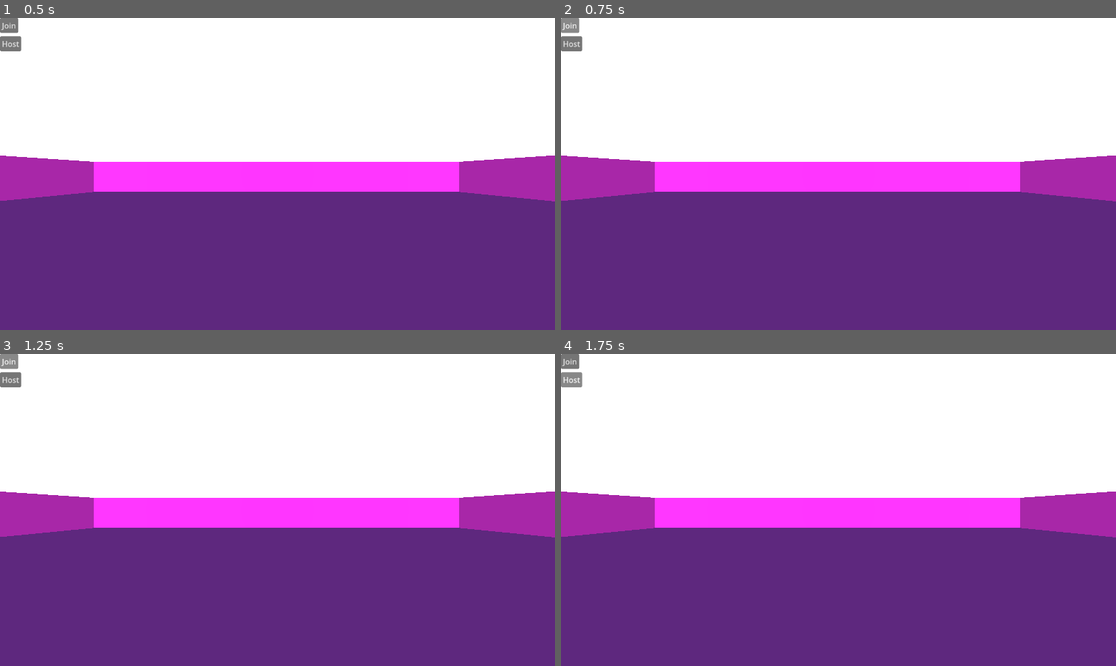
Above: before the commit, frames 1-4 (two rows, left to right).
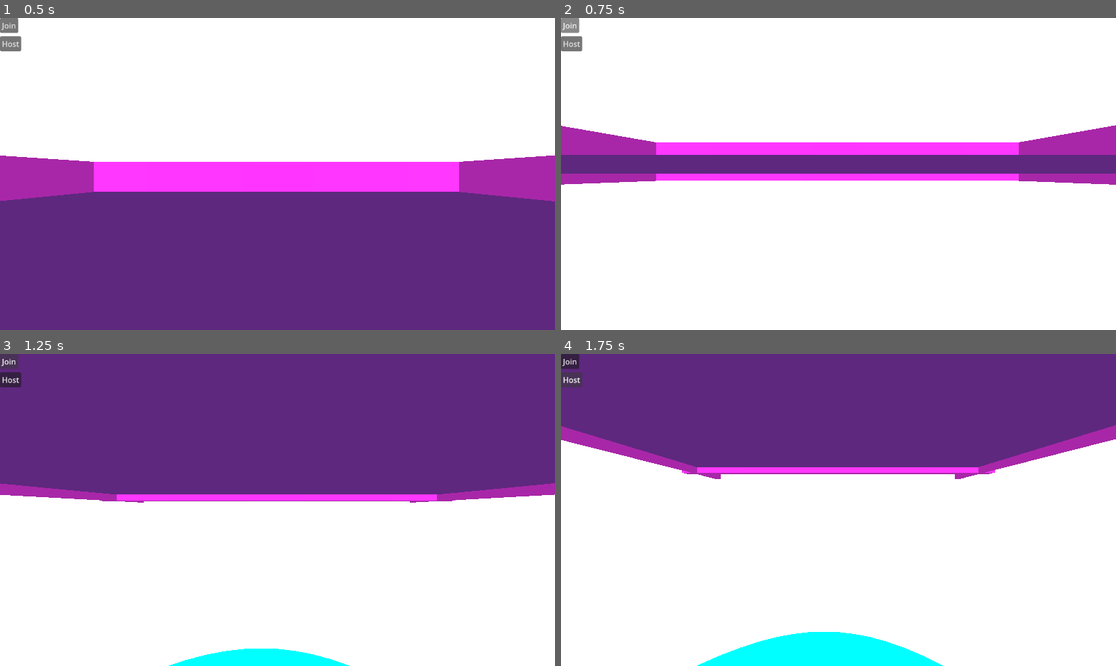
Above: after the commit, the same moments.

Repository: Chas-w/Friend-Slop
Game: Godot game, scene res://Scenes/world.tscn
Two runs of this game, one before a commit and one after it. Both use one fixed random seed, a clock stepped at 60 frames per second and the inputs below.
Inputs:
- Up to frame 1 (0.5 s): no input
- Up to frame 2 (0.75 s): click "Join" at 0.5 s
- Up to frame 3 (1.25 s): no input
- Up to frame 4 (1.75 s): click "Host" at 1.25 s

Frame 1 is identical in both runs. In frame 2, 59% of the frame differs, in the area x 0-100%, y 34-100%; in frame 3, 99%, in the area x 0-100%, y 0-100%; in frame 4, 90%.

Commit message:
multiplayer kind of works?

Diff:
--- /dev/null
+++ b/Scenes/mp.tscn
@@ -0,0 +1,32 @@
+[gd_scene format=3 uid="uid://cavayitgur1we"]
+
+[ext_resource type="Script" uid="uid://bfvsj8pjixafp" path="res://Scripts/multiplayer.gd" id="1_gey6w"]
+
+[node name="MP" type="Node3D" unique_id=30169485]
+script = ExtResource("1_gey6w")
+
+[node name="CanvasLayer" type="CanvasLayer" parent="." unique_id=1593899343]
+
+[node name="Join" type="Button" parent="CanvasLayer" unique_id=564632236]
+anchors_preset = -1
+anchor_right = 0.033
+anchor_bottom = 0.048
+offset_right = -30.015999
+offset_bottom = -23.104
+text = "Join"
+
+[node name="Host" type="Button" parent="CanvasLayer" unique_id=1277406128]
+anchors_preset = -1
+anchor_right = 0.033
+anchor_bottom = 0.048
+offset_top = 38.0
+offset_right = 5.984001
+offset_bottom = 37.896
+text = "Host"
+
+[node name="MultiplayerSpawner" type="MultiplayerSpawner" parent="." unique_id=1744987083]
+_spawnable_scenes = PackedStringArray("uid://ds25c7icm0guj")
+spawn_path = NodePath("..")
+
+[connection signal="pressed" from="CanvasLayer/Join" to="." method="_on_join_pressed"]
+[connection signal="pressed" from="CanvasLayer/Host" to="." method="_on_host_pressed"]
--- a/Scenes/player.tscn
+++ b/Scenes/player.tscn
@@ -1,6 +1,6 @@
 [gd_scene format=3 uid="uid://ds25c7icm0guj"]
 
-[ext_resource type="Script" uid="uid://di0l04njfdyel" path="res://Scenes/character_body_3d.gd" id="1_v0iea"]
+[ext_resource type="Script" uid="uid://di0l04njfdyel" path="res://Scripts/player.gd" id="1_v0iea"]
 
 [sub_resource type="CapsuleMesh" id="CapsuleMesh_5a7ea"]
 
@@ -9,6 +9,14 @@
 albedo_color = Color(0, 1, 1, 1)
 
 [sub_resource type="CapsuleShape3D" id="CapsuleShape3D_8j60k"]
+
+[sub_resource type="SceneReplicationConfig" id="SceneReplicationConfig_v0iea"]
+properties/0/path = NodePath(".:position")
+properties/0/spawn = true
+properties/0/replication_mode = 1
+properties/1/path = NodePath(".:rotation")
+properties/1/spawn = true
+properties/1/replication_mode = 1
 
 [node name="CharacterBody3D" type="CharacterBody3D" unique_id=1688340974 node_paths=PackedStringArray("head", "cam")]
 script = ExtResource("1_v0iea")
@@ -27,3 +35,6 @@
 
 [node name="Camera3D" type="Camera3D" parent="Head" unique_id=431145031]
 transform = Transform3D(1, 0, 0, 0, 1, 0, 0, 0, 1, 0, -0.25156176, -0.4836499)
+
+[node name="MultiplayerSynchronizer" type="MultiplayerSynchronizer" parent="." unique_id=164246486]
+replication_config = SubResource("SceneReplicationConfig_v0iea")
--- a/Scenes/world.tscn
+++ b/Scenes/world.tscn
@@ -1,6 +1,7 @@
 [gd_scene format=3 uid="uid://det1ev86alinb"]
 
 [ext_resource type="PackedScene" uid="uid://ds25c7icm0guj" path="res://Scenes/player.tscn" id="1_a02cp"]
+[ext_resource type="PackedScene" uid="uid://cavayitgur1we" path="res://Scenes/mp.tscn" id="2_go701"]
 
 [sub_resource type="ProceduralSkyMaterial" id="ProceduralSkyMaterial_a02cp"]
 sky_horizon_color = Color(1.202401, 1.3681192, 1.2928836, 1)
@@ -93,21 +94,5 @@
 [node name="player" parent="." unique_id=1688340974 instance=ExtResource("1_a02cp")]
 transform = Transform3D(1, 0, 0, 0, 1, 0, 0, 0, 1, 0, 1.2506437, 0)
 
-[node name="CanvasLayer" type="CanvasLayer" parent="." unique_id=53957819]
-
-[node name="Join" type="Button" parent="CanvasLayer" unique_id=41165217]
-anchors_preset = -1
-anchor_right = 0.033
-anchor_bottom = 0.048
-offset_right = -30.015999
-offset_bottom = -23.104
-text = "Join"
-
-[node name="Host" type="Button" parent="CanvasLayer" unique_id=1154962891]
-anchors_preset = -1
-anchor_right = 0.033
-anchor_bottom = 0.048
-offset_top = 38.0
-offset_right = 5.984001
-offset_bottom = 37.896
-text = "Host"
+[node name="MP" parent="." unique_id=30169485 instance=ExtResource("2_go701")]
+player_scene = ExtResource("1_a02cp")
--- /dev/null
+++ b/Scripts/multiplayer.gd
@@ -0,0 +1,29 @@
+extends Node3D
+#https://youtu.be/M0LJ9EsS_Ak?si=c8fQimf5AQu3q8qI
+var peer = ENetMultiplayerPeer.new()
+@export var player_scene : PackedScene
+
+func _on_join_pressed():
+	peer.create_server(1027)
+	multiplayer.multiplayer_peer = peer
+	multiplayer.peer_connected.connect(_add_player)
+	_add_player()
+
+func _on_host_pressed():
+	peer.create_client("127.0.0.1", 1027)
+	multiplayer.multiplayer_peer = peer
+
+func _add_player(id = 1):
+	var player = player_scene.instantiate()
+	player.name = str(id)
+	call_deferred("add_child", player)
+
+func _exit_game(id):
+	multiplayer.peer_disconnected.connect(delete_player)
+	delete_player(id)
+
+func delete_player(id):
+	rpc("delete_player",id)
+@rpc("any_peer","call_local")
+func _delete_player(id):
+	get_node(str(id)).queue_free()
--- a/Scenes/character_body_3d.gd
+++ b/Scripts/player.gd
@@ -32,7 +32,7 @@
 
 func _ready():
 	Input.mouse_mode = Input.MOUSE_MODE_CAPTURED
-
+	cam.current = is_multiplayer_authority()
 func _process(delta):
 	if(Input.is_action_just_pressed("free_mouse")):
 		free_mouse = !free_mouse
@@ -40,6 +40,11 @@
 			Input.mouse_mode = Input.MOUSE_MODE_CONFINED
 		else:
 			Input.mouse_mode = Input.MOUSE_MODE_CAPTURED
+
+
+#multiplayer stuff
+func _enter_tree():
+	set_multiplayer_authority(name.to_int())
 
 
 func _physics_process(delta):
Not shown, added: Scripts/multiplayer.gd.uid
Renamed: Scenes/character_body_3d.gd.uid -> Scripts/player.gd.uid
